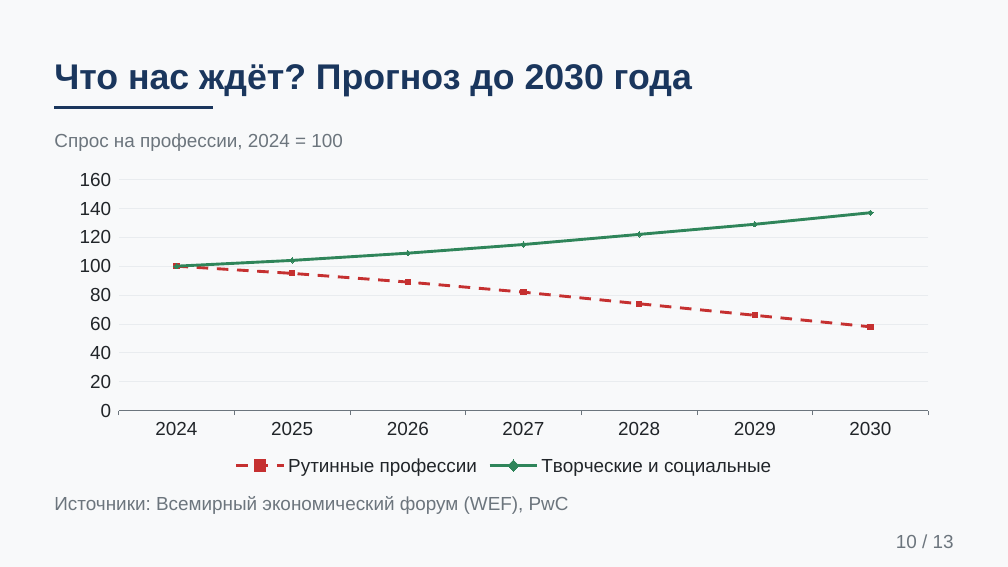
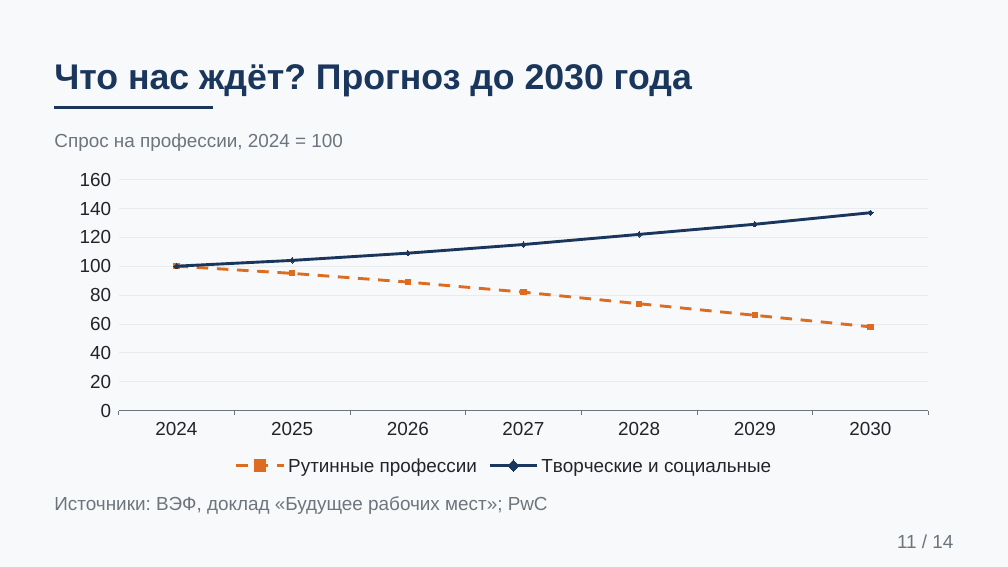
Before and after one commit to Pavel1778/Presentation-version2, a slide deck: slide 11 of future-of-work.pptx (slide 10 before the commit). Drawn at 1008x567 pixels with LibreOffice and Linux fonts; fonts in the diff are those of the drawing. Boxes give left, top, right and bottom in pixels: in the first picture for what was removed or moved away, otherwise in the second. Text is boxed around its words. In the diff, an @@ line names an element or a change of style, - is before the commit and + after.

Commit message:
Rework deck: new author, two-colour palette, patterned backgrounds
- Author set to Kobzev Timoy (IS-24)
- Palette reduced to navy + orange (colour now carries meaning)
- Hook slide added after the cover; deck is 14 slides
- Patterned backgrounds (dot grids, halftones, corner arcs, ribbons)
  and an isotype waffle infographic
- Sources switched to Russian-language editions

```diff
--- a/future-of-work.pptx
+++ b/future-of-work.pptx
@@ line chart at (62,163,946,480) @@
@@ colour of Рутинные профессии #C53030 to #DD6B20 @@
@@ colour of Творческие и социальные #2F855A to #1A365D @@
@@ text at (54,496,548,514): text changed @@
-Источники: Всемирный экономический форум (WEF), PwC
+Источники: ВЭФ, доклад «Будущее рабочих мест»; PwC
@@ text at (897,535,953,548): text changed @@
-10 / 13
+11 / 14
```
Also in this commit, not shown: 10 other slides changed, 3 slides added, 2 slides removed, 6 other files.
